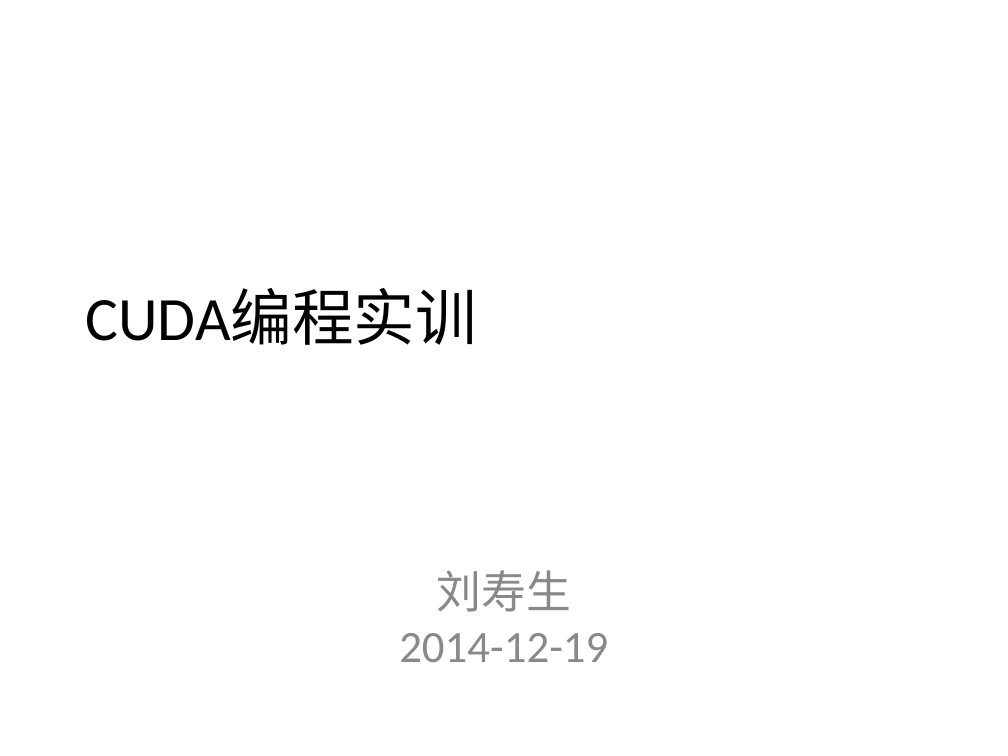
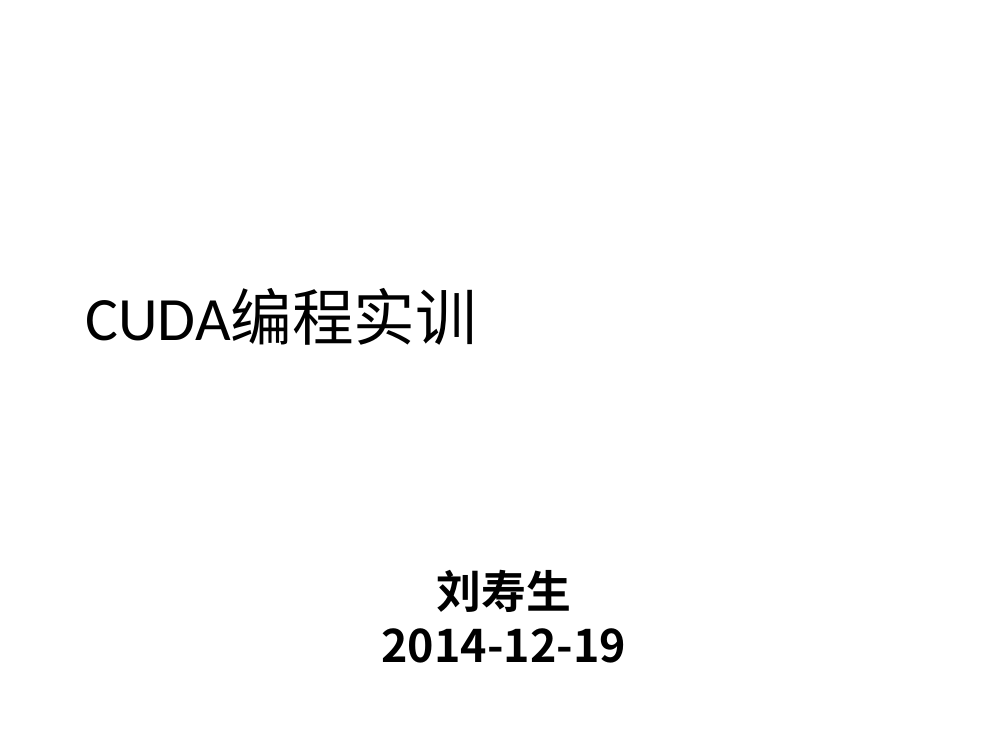
Before and after one commit to soulsheng/CUDA-Practice, a slide deck: slide 1 of doc/CUDA编程实训_day1_pm(20141219Liu).pptx. Drawn at 1008x756 pixels with LibreOffice and Linux fonts; fonts in the diff are those of the drawing. Boxes give left, top, right and bottom in pixels: in the first picture for what was removed or moved away, otherwise in the second. Text is boxed around its words. In the diff, an @@ line names an element or a change of style, - is before the commit and + after.

```diff
--- a/doc/CUDA编程实训_day1_pm(20141219Liu).pptx
+++ b/doc/CUDA编程实训_day1_pm(20141219Liu).pptx
@@ subtitle "刘寿生" at (382, 569, 627, 663): font Calibri to Noto Sans CJK SC, text colour #898989 to #000000, bold on @@
```
Also in this commit, not shown: 2 other slides changed, 8 slides added, 1 other file.
